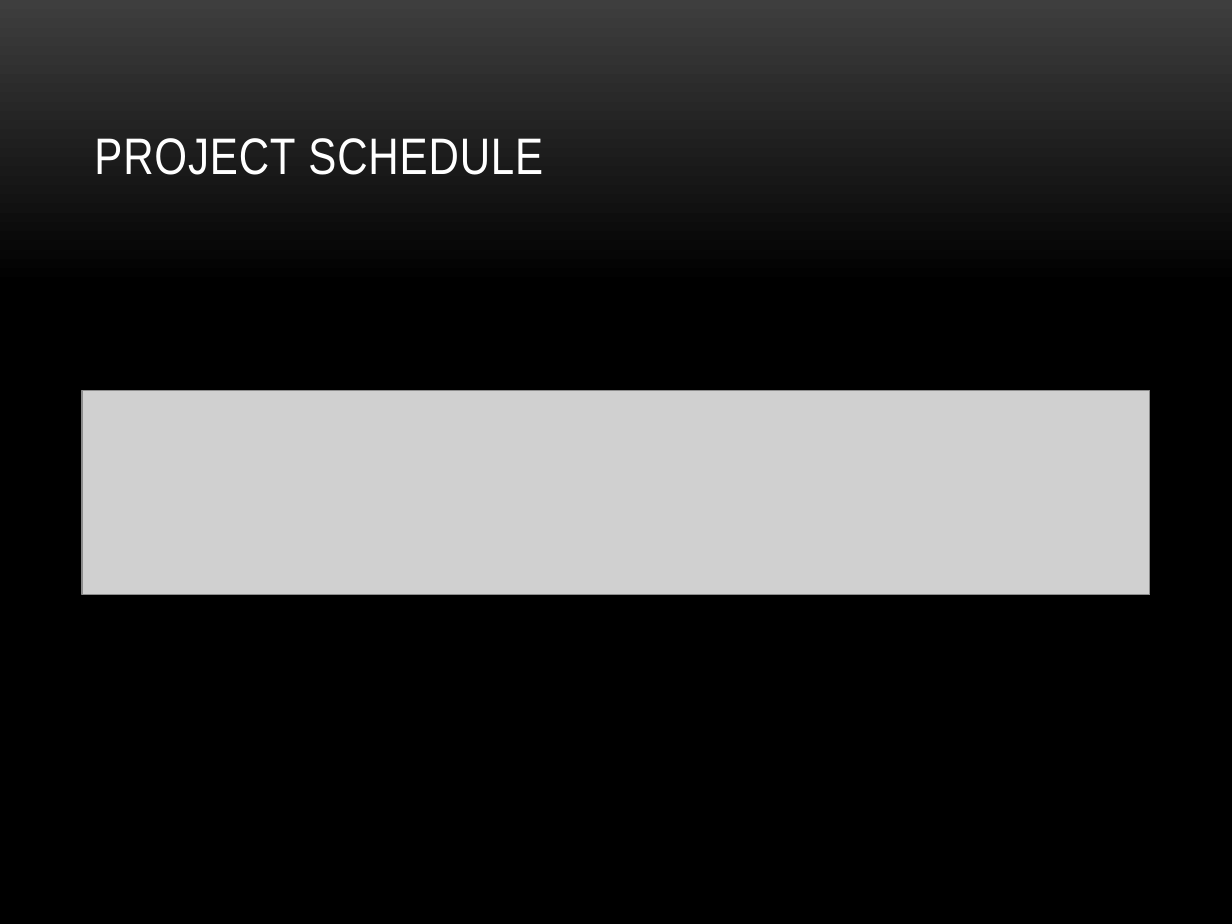
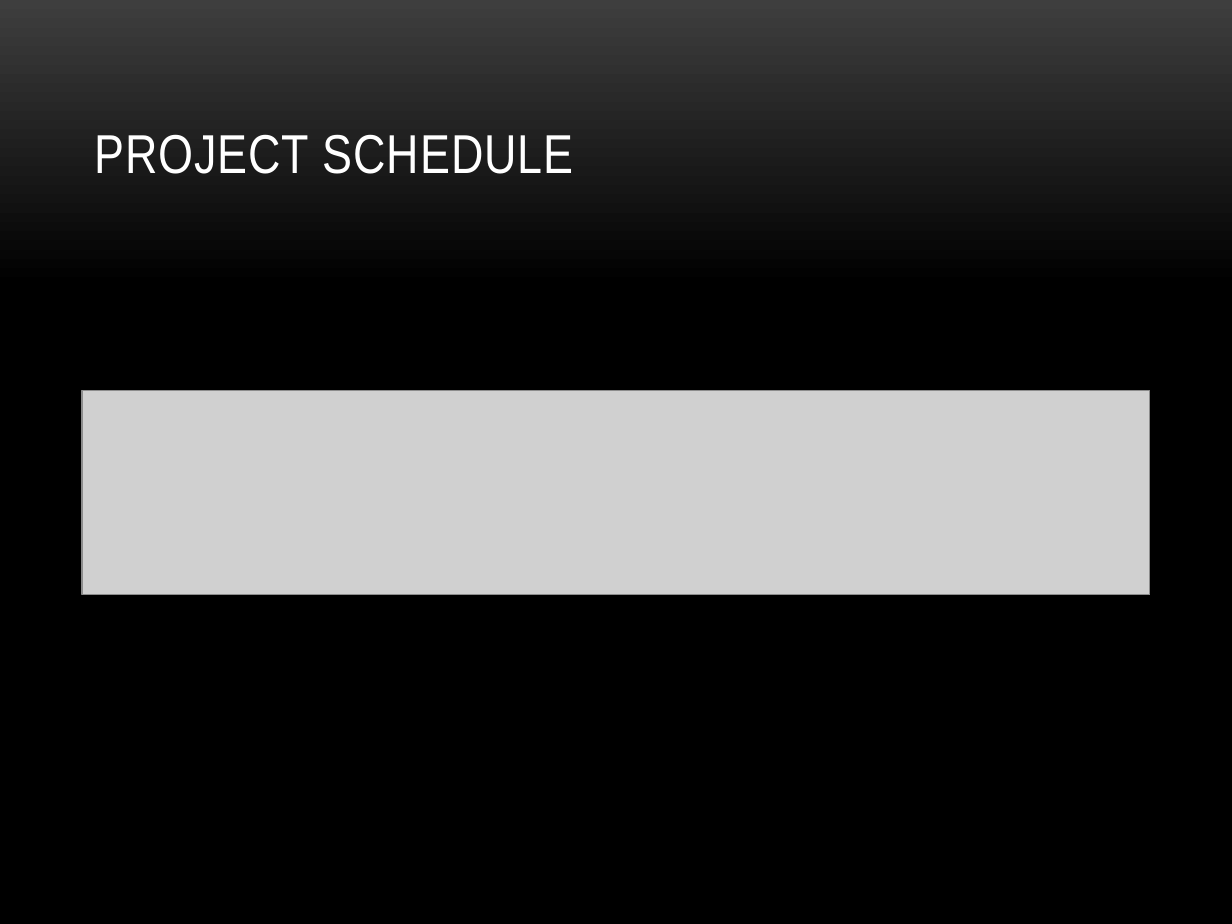
Before and after one commit to TISYE-GroupC/TermaCase, a slide deck: slide 5 of Document/SPS_Presentation.pptx. Drawn at 1232x924 pixels with LibreOffice and Linux fonts; fonts in the diff are those of the drawing; grey boxes stand for pictures; background and template pictures are left out. Boxes give left, top, right and bottom in pixels: in the first picture for what was removed or moved away, otherwise in the second. Text is boxed around its words. In the diff, an @@ line names an element or a change of style, - is before the commit and + after.

```diff
--- a/Document/SPS_Presentation.pptx
+++ b/Document/SPS_Presentation.pptx
@@ title "PROJECT SCHEDULE" at bbox=[94, 134, 573, 174]: size 30 to 32 pt @@
```
Also in this commit, not shown: 3 other slides changed, 1 slide added.
